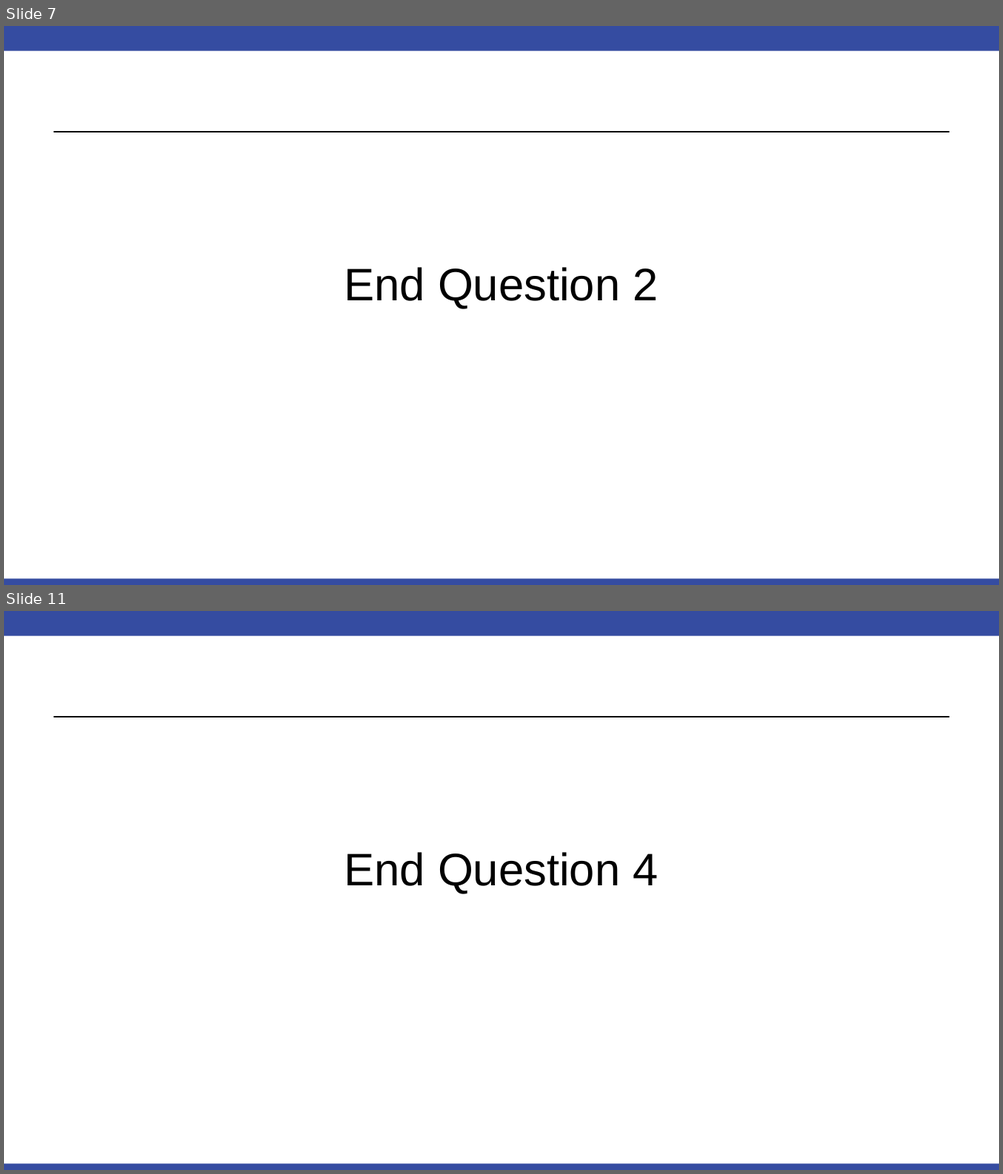
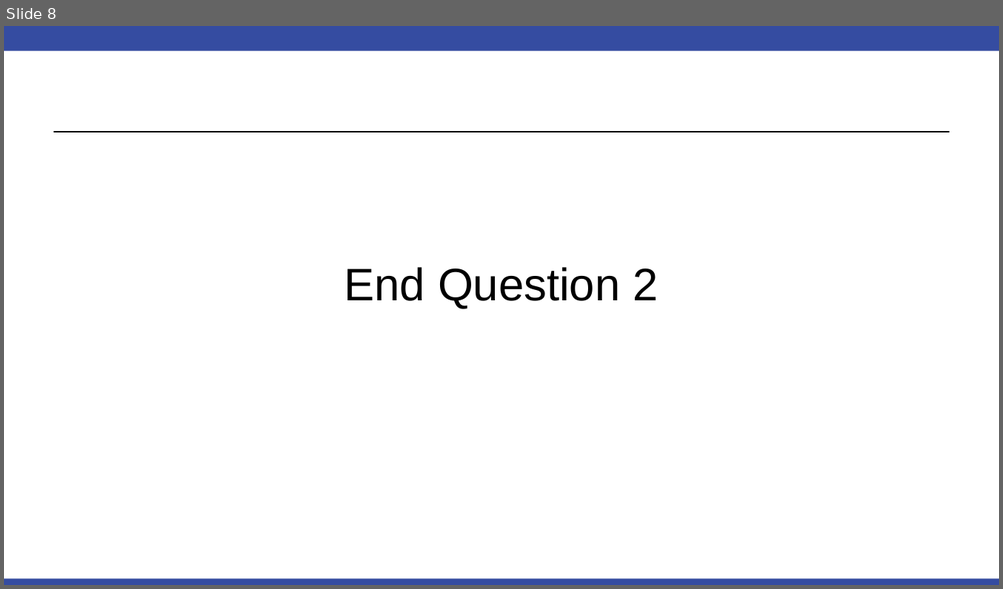
Before and after one commit to BivinSadler/MSDS_6371_Stat_Foundations, a slide deck: Unit 5/FLS/6371 FLS Unit 5.pptx. Shown one above the other, each under a label of ours: slides 7 and 11 before the commit, slide 8 after it; the slides between them are not shown. The pictures are 1003x1174 and 1003x589 pixels, drawn with LibreOffice and Linux fonts; fonts in the diff are those of the drawing. Boxes give left, top, right and bottom in pixels: in the first picture for what was removed or moved away, otherwise in the second. Text is boxed around its words. In the diff, an @@ line names an element or a change of style, - is before the commit and + after.

```diff
--- a/Unit 5/FLS/6371 FLS Unit 5.pptx
+++ b/Unit 5/FLS/6371 FLS Unit 5.pptx
@@ slide 11 removed at (x1=4, y1=611, x2=999, y2=1170), background #FFFFFF; not listed: 3 template elements that a slide beside it also shows @@
@@ title removed at (x1=344, y1=852, x2=657, y2=894) @@
-End Question 4
@@ what was slide 7 is now slide 8 @@
```
Also in this commit, not shown: 5 slides changed, 1 slide added, 4 other slides removed.
